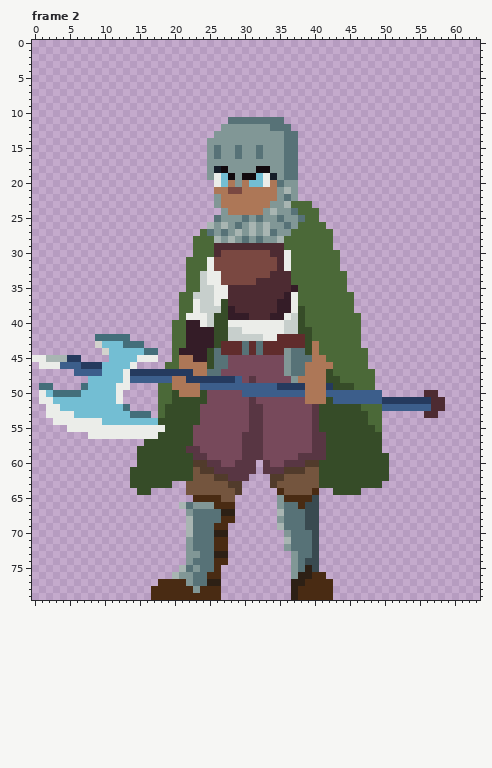
Pixel-art file, stored at Images/AsepriteICON/Character.aseprite. The picture above is the old version.
64x80 pixels, 4 frames. Shown: frame 2. The commit also changed other frames, which this record leaves out.
After:
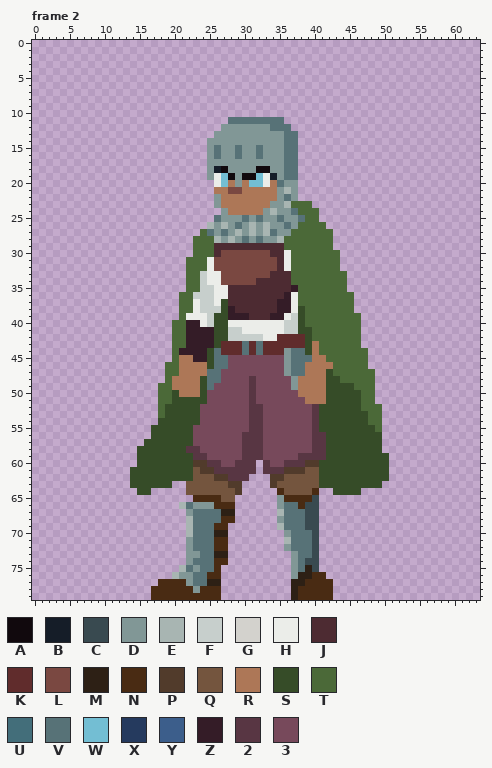
Palette (. is transparent): A #11090d  B #151d28  C #394a50  D #819796  E #a8b5b2  F #c7cfcc  G #d3d2cd  H #ebede9  J #4d2b32  K #602c2c  L #7a4841  M #2d2015  N #492b13  P #513b2b  Q #74553e  R #ad7757  S #364c28  T #4b6938  U #436e7a  V #577277  W #73bed3  X #253a5e  Y #3c5e8b  Z #341c27  2 #583643  3 #77495b
Changes in this commit:
layer "Weapon" now hidden
--- frame 2
@@ x 0..63 @@
 41 ....................TTZZZZSSFFHHHHHHFFSSTTTTTTT.................
-42 .........UUUUU......TTZZZZSSFFFFFHHKKKKSTTTTTTT.................
-43 .........GWWWUUU....TTZZZZSKKKVKVKKKKKKSRTTTTTT.................
-44 ..........GWWWWWUU..TZZZZSVKKKVKVKKKDVVSRTTTTTTT................
-45 HHEEEXX....WWWWHHH..TRRZZSVV33333333DVVVRRTTTTTT................
-46 .HHHYYYXXXWWWWH....TTRRRRSVV33333333DVVRRRRTTTTT................
-47 ......YYYYWWWHXXXXXXXXXRRVV333333333DVVRRRSTTTTTT...............
-48 ........WWWWWHYYYYYYRRXXXXXXXY3233333DRRRRSSTTTTT...............
-49 .UU....UWWWWHH....TTRRRRYYYYYYYYYYYXXXXRRRXSSSTTT...............
-50 .HWUUUUWWWWWH.....TTSRRRS33333YYYYYYYYYRRRYYYYYYYY......JJ......
-51 .HHWWWWWWWWWH.....TTSSSSS33333323333333RRRSYYYYYYYXXXXXXXJJ.....
-52 ..HHWWWWWWWWWU....TSSSSS33333332233333332SSSSSSTTTYYYYYYYJJ.....
-53 ..HHHHWWWWWWWWUUU.TSSSSS33333332233333332SSSSSSSTT......JJ......
-54 ...HHHHHHHWWWWWWWWSSSSSS33333332233333332SSSSSSSTT..............
-55 .....HHHHHHHHHHHHHHSSSS333333332233333332SSSSSSSST..............
-56 ........HHHHHHHHHHSSSSS3333333222333333322SSSSSSSS..............
+42 ....................TTZZZZSSFFFFFHHKKKKSTTTTTTT.................
+43 ....................TTZZZZSKKKVKVKKKKKKSRTTTTTT.................
+44 ....................TZZZZSVKKKVKVKKKDVVSRTTTTTTT................
+45 ....................TRRZZSVV33333333DVVVRRTTTTTT................
+46 ...................TTRRRRSVV33333333DVVRRRRTTTTT................
+47 ...................TTRRRRVV333333333DVVRRRSTTTTTT...............
+48 ...................TRRRRSVV3333233333DRRRRSSTTTTT...............
+49 ..................TTRRRRSV33333233333DRRRRSSSSTTT...............
+50 ..................TTSRRRS3333332333333RRRRSSSSSTT...............
+51 ..................TTSSSSS33333323333333RRRSSSSSTT...............
+52 ..................TSSSSS33333332233333332SSSSSSTTT..............
+53 ..................TSSSSS33333332233333332SSSSSSSTT..............
+54 ..................SSSSSS33333332233333332SSSSSSSTT..............
+55 .................SSSSSS333333332233333332SSSSSSSST..............
+56 .................SSSSSS3333333222333333322SSSSSSSS..............
 57 ................SSSSSSS3333333222333333322SSSSSSSS..............
Pixel boxes of the changes (left, top, right, bottom) in both pictures:
changed: (32, 334, 305, 439)
changed: (326, 383, 445, 418)
